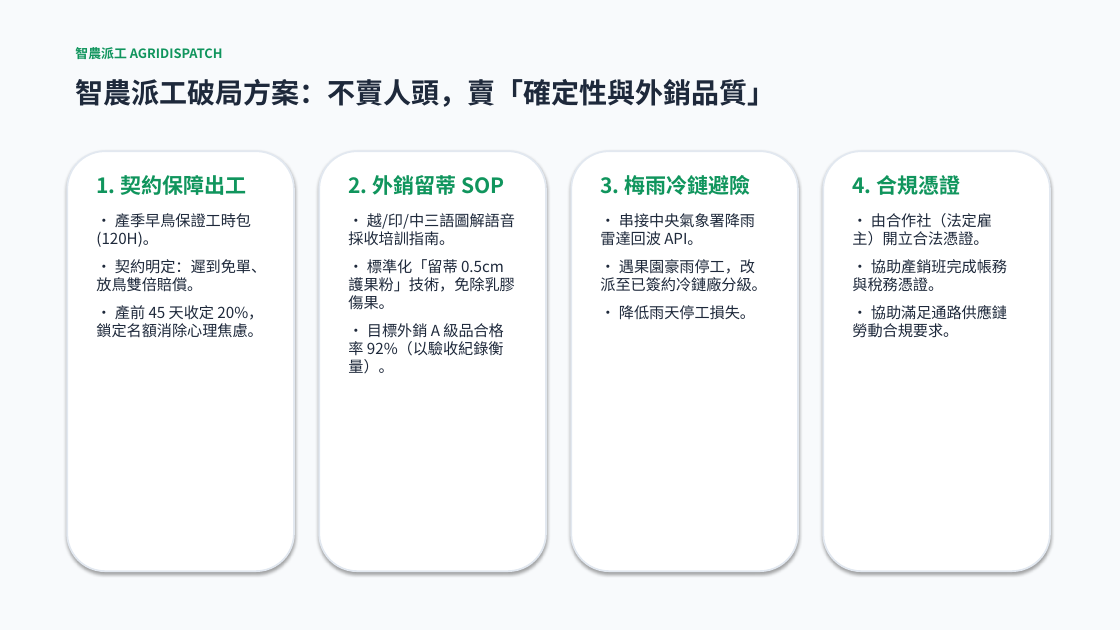
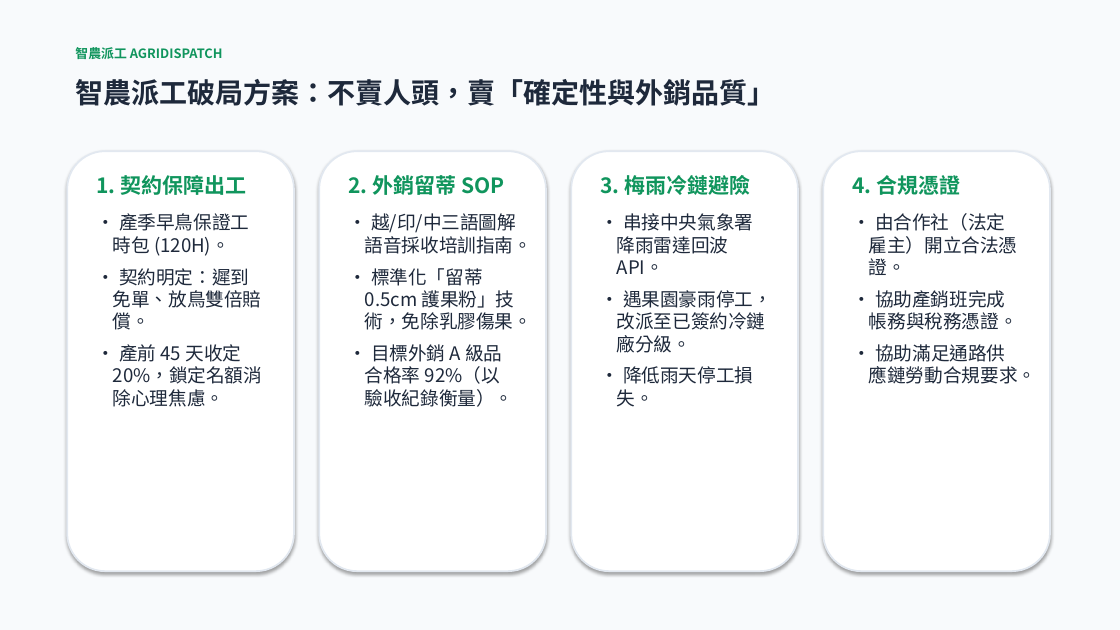
Before and after one commit to xx8888x/agridispatch, a slide deck: slide 3 of 06_簡報與路演Pitch/02_智農派工_Demo簡報_加速器Pitch.pptx. Drawn at 1120x630 pixels with LibreOffice and Linux fonts; fonts in the diff are those of the drawing. Boxes give left, top, right and bottom in pixels: in the first picture for what was removed or moved away, otherwise in the second. Text is boxed around its words. In the diff, an @@ line names an element or a change of style, - is before the commit and + after.

```diff
--- a/06_簡報與路演Pitch/02_智農派工_Demo簡報_加速器Pitch.pptx
+++ b/06_簡報與路演Pitch/02_智農派工_Demo簡報_加速器Pitch.pptx
@@ text at (x1=113, y1=213, x2=262, y2=407): size 13 to 16 pt in "• 產季早鳥保證工時包 (120H)。", "• 契約明定：遲到免單、放鳥雙倍賠償。", "• 產前 45 天收定 20%，鎖定名額消除心理焦慮。"; indent changed @@
@@ text at (x1=365, y1=213, x2=532, y2=407): size 13 to 16 pt in "• 越/印/中三語圖解語音採收培訓指南。", "• 標準化「留蒂 0.5cm 護果粉」技術，免除乳膠傷果。", "• 目標外銷 A 級品合格率 92%（以驗收紀錄衡量）。"; indent changed @@
@@ text at (x1=617, y1=213, x2=772, y2=407): size 13 to 16 pt in "• 串接中央氣象署降雨雷達回波 API。", "• 遇果園豪雨停工，改派至已簽約冷鏈廠分級。", "• 降低雨天停工損失。"; indent changed @@
@@ text at (x1=869, y1=213, x2=1037, y2=384): size 13 to 16 pt in "• 由合作社（法定雇主）開立合法憑證。", "• 協助產銷班完成帳務與稅務憑證。", "• 協助滿足通路供應鏈勞動合規要求。"; indent changed @@
```
Also in this commit, not shown: 8 other slides changed, 3 other files.
